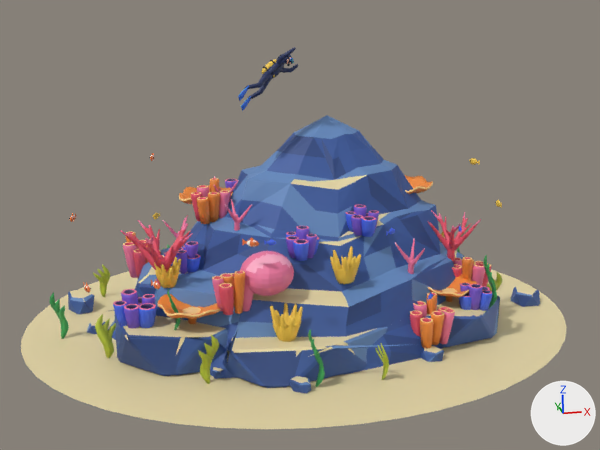
One commit to the Blender file blender/scenes/02_detail.blend: the scene before it, then after it.
One viewpoint serves both versions: the file's camera 'Camera'. The axes (+X, +Y, +Z) are drawn at lower right. The lights are the same throughout. The first picture is the older version.

Names of what the first picture shows: 'Coral_Brain_001', 'Coral_BranchA_001', 'Coral_Bush_003', 'Coral_Plate_003', 'Coral_Plate_004', 'Coral_TubeA_001', 'Coral_TubeA_002', 'Coral_TubeA_003', 'Coral_TubeA_004', 'Coral_TubeA_005', 'Coral_TubeB_001', 'Coral_TubeB_002', 'Coral_TubeB_003', 'Coral_TubeB_004', 'Coral_TubeB_006', 'Coral_TubeB_008', 'Kelp_A_006', 'Rock_Peak_001', 'Rock_Tier_002', 'Rock_Tier_004', 'Rock_Tier_005', 'Sand' and 35 more.
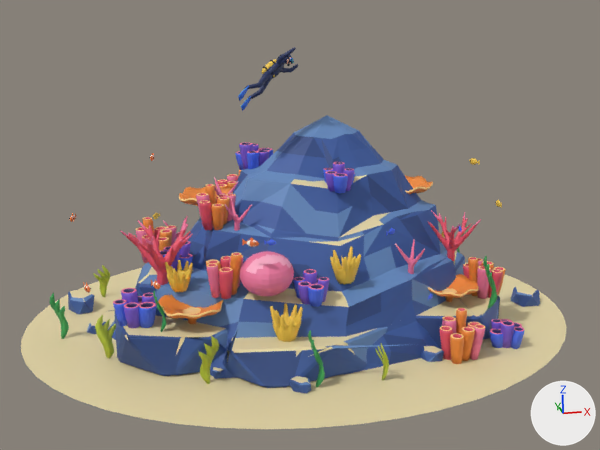
What the commit changed:
Object 'Coral_Brain_001' (ob_coral_brain_001) moves from (-0.4, -0.72, 0.518) to (-0.4, -0.72, 0.513).
Object 'Coral_TubeA_001' (ob_coral_tubea_001) moves from (-0.65, -0.75, 0.44) to (-0.71, -0.61, 0.514).
Object 'Coral_TubeA_001' (ob_coral_tubea_001) turns from (0, 0, 132) to (0, 0, 172) degrees about x, y and z.
Object 'Coral_TubeA_002' (ob_coral_tubea_002) moves from (-0.7, 0.1, 0.869) to (-0.68, -0.08, 0.866).
Object 'Coral_TubeA_002' (ob_coral_tubea_002) turns from (0, 0, 278) to (0, 0, 318) degrees about x, y and z.
Object 'Coral_TubeA_003' (ob_coral_tubea_003) moves from (0.85, -0.85, 0.0812) to (1.03, -1.01, 0.00572).
Object 'Coral_TubeA_004' (ob_coral_tubea_004) moves from (1.35, -0.35, 0.26) to (1.43, -0.45, 0.267).
Object 'Coral_TubeA_004' (ob_coral_tubea_004) turns from (0, 0, 80) to (0, 0, 40) degrees about x, y and z.
Object 'Coral_TubeA_005' (ob_coral_tubea_005) moves from (-1.25, 0.45, 0.32) to (-1.13, 0.43, 0.435).
Object 'Coral_TubeA_005' (ob_coral_tubea_005) turns from (0, 0, 355) to (0, 0, 334) degrees about x, y and z.
Object 'Coral_TubeA_008' (ob_coral_tubea_008) moves from (-0.45, 0.9, 0.459) to (-0.43, 0.74, 0.785).
Object 'Coral_TubeB_001' (ob_coral_tubeb_001) moves from (-0.95, -0.15, 0.55) to (-1.01, -0.15, 0.559).
Object 'Coral_TubeB_002' (ob_coral_tubeb_002) moves from (0.4, -0.45, 0.861) to (0.26, -0.25, 1.161).
Object 'Coral_TubeB_002' (ob_coral_tubeb_002) turns from (0, 0, 101) to (0, 0, 81) degrees about x, y and z.
Object 'Coral_TubeB_003' (ob_coral_tubeb_003) moves from (1.25, -0.7, 0.26) to (1.45, -0.88, 0.00755).
Object 'Coral_TubeB_004' (ob_coral_tubeb_004) moves from (-0.4, 0.7, 0.803) to (-0.3, 0.5, 1.171).
Object 'Coral_TubeB_004' (ob_coral_tubeb_004) turns from (0, 0, 161) to (0, 0, 201) degrees about x, y and z.
Object 'Coral_TubeB_006' (ob_coral_tubeb_006) moves from (-1.35, -0.55, 0.3) to (-1.35, -0.55, 0.31).
Object 'Coral_TubeB_008' (ob_coral_tubeb_008) moves from (-0.1, -0.55, 0.742) to (-0.08, -0.81, 0.482).
Object 'Coral_TubeB_008' (ob_coral_tubeb_008) turns from (0, 0, 74) to (0, 0, 94) degrees about x, y and z.
Object 'Coral_Plate_003' (ob_coral_plate_003) moves from (-0.95, -0.65, 0.3) to (-0.95, -0.65, 0.297).
Object 'Coral_Plate_004' (ob_coral_plate_004) moves from (1.1, -0.55, 0.26) to (1.1, -0.55, 0.257).
Object 'Coral_Bush_003' (ob_coral_bush_003) moves from (-1.1, -0.4, 0.515) to (-1.02, -0.48, 0.506).
Object 'Kelp_A_006' (ob_kelp_a_006) moves from (-1.085, -0.753, 0.3) to (-1.185, -0.753, 0.297).

Where the change shows, as pixel boxes [x1, y1, x2, y2] in the pictures (600 x 450 px):
'Coral_TubeA_003', moved: before [410, 292, 455, 348]; after [439, 307, 485, 364]
'Coral_TubeA_001', moved, turned: before [212, 271, 254, 315]; after [206, 252, 243, 299]
'Coral_Brain_001', moved: [240, 251, 294, 296] in both
'Coral_TubeB_008', moved, turned: before [286, 226, 320, 261]; after [293, 269, 329, 307]
'Coral_TubeB_003', moved: before [458, 282, 492, 311]; after [489, 319, 525, 349]
'Coral_TubeA_002', moved, turned: before [191, 178, 231, 224]; after [196, 184, 236, 230]
'Coral_TubeB_002', moved, turned: before [345, 204, 379, 237]; after [323, 162, 355, 193]
'Coral_TubeB_006', moved: before [113, 289, 157, 328]; after [113, 288, 157, 328]
'Coral_TubeA_005', moved, turned: before [123, 231, 161, 278]; after [136, 217, 177, 263]
'Coral_TubeA_004', moved, turned: before [452, 257, 492, 287]; after [463, 257, 506, 299]
'Coral_Plate_003', moved: before [157, 294, 221, 324]; after [158, 295, 223, 324]
'Coral_Bush_003', moved: before [154, 257, 181, 288]; after [165, 260, 193, 292]
'Coral_TubeB_004', moved, turned (mostly hidden before): before [225, 179, 237, 188]; after [235, 142, 273, 170]
'Coral_TubeB_001', moved: before [164, 241, 201, 274]; after [160, 241, 193, 272]
'Coral_Plate_004', moved: before [428, 274, 477, 302]; after [428, 274, 479, 302]
'Kelp_A_006', moved: before [167, 289, 180, 330]; after [153, 291, 166, 332]
'Coral_TubeA_008', moved (not visible before): after [217, 170, 241, 189]
